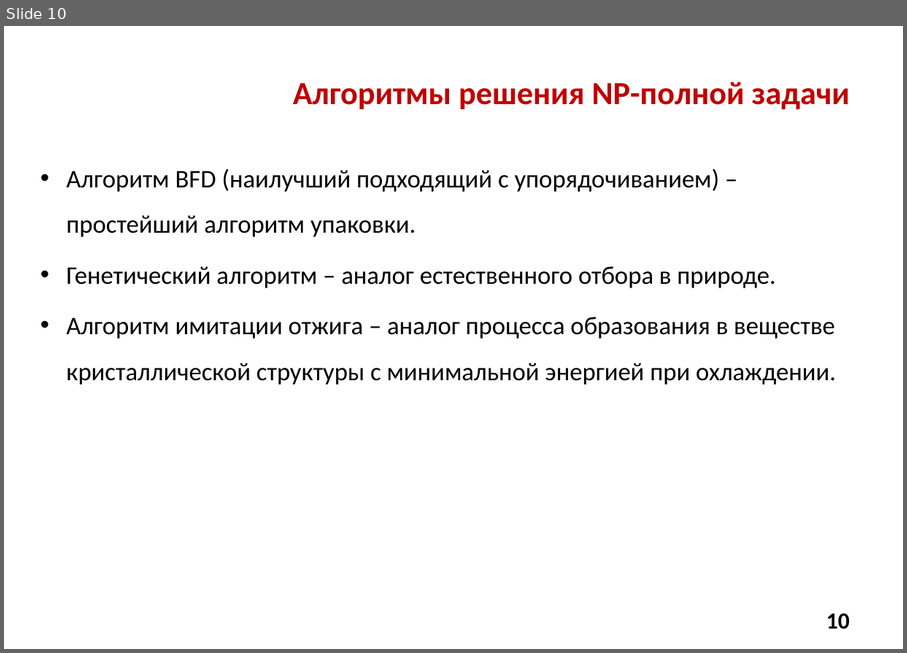
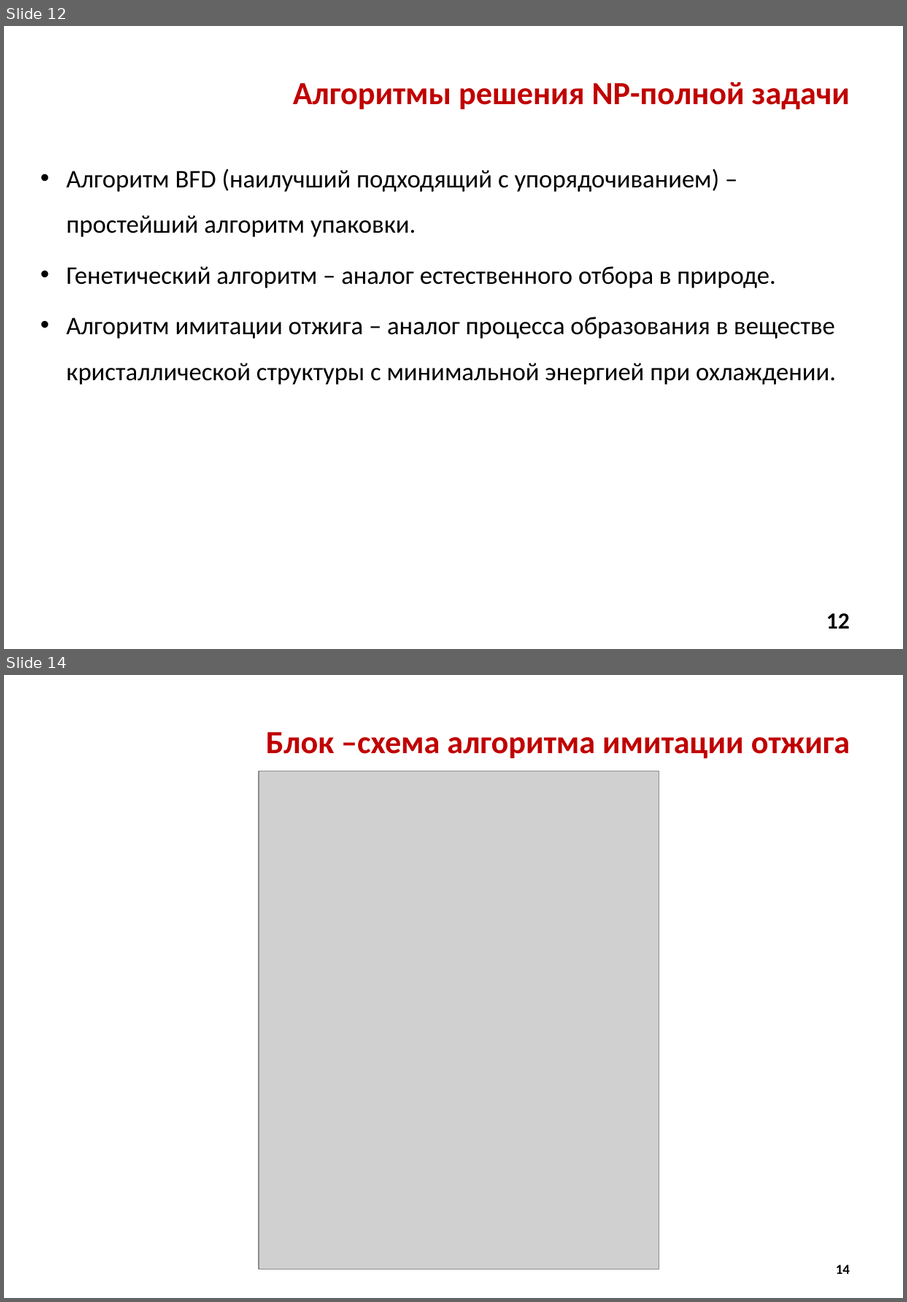
Before and after one commit to Alex-made/diplom, a slide deck: Презентация/Презентация диплома.pptx. Shown one above the other, each under a label of ours: slide 10 before the commit, slides 12 and 14 after it; the slides between them are not shown. The pictures are 907x653 and 907x1302 pixels, drawn with LibreOffice and Linux fonts; fonts in the diff are those of the drawing; grey boxes stand for pictures; background and template pictures are left out. Boxes give left, top, right and bottom in pixels: in the first picture for what was removed or moved away, otherwise in the second. Text is boxed around its words. In the diff, an @@ line names an element or a change of style, - is before the commit and + after.

```diff
--- a/Презентация/Презентация диплома.pptx
+++ b/Презентация/Презентация диплома.pptx
@@ slide 14 added at [4,675,903,1298], background picture (left out) @@
@@ title added at [266,732,850,758], 28 pt, text #C00000, bold @@
+Блок –схема алгоритма имитации отжига
@@ picture added at [259,771,660,1270] @@
@@ page number added at [836,1264,850,1274], 12 pt, text #000000, bold @@
+14
@@ what was slide 10 is now slide 12 @@
@@ page number at [827,613,850,628]: text changed @@
-10
+12
```
Also in this commit, not shown: 11 slides changed, 8 other slides added, 2 slides removed, 2 other files.
